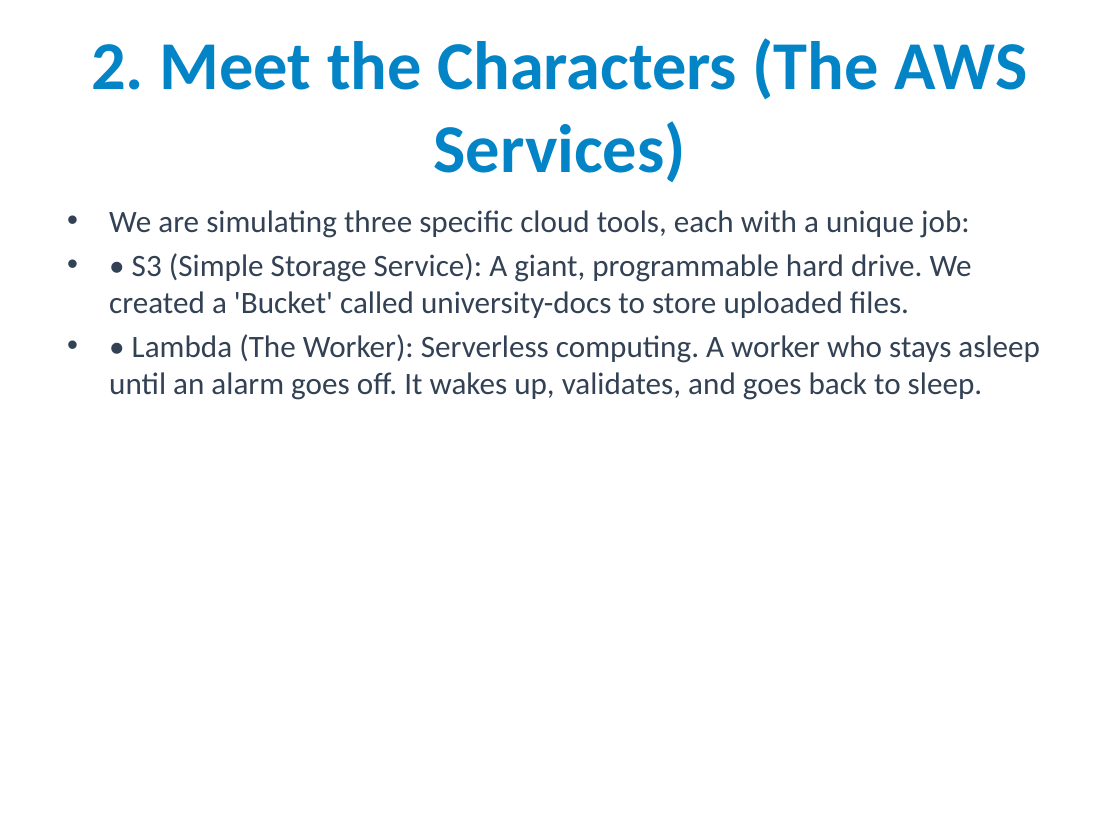
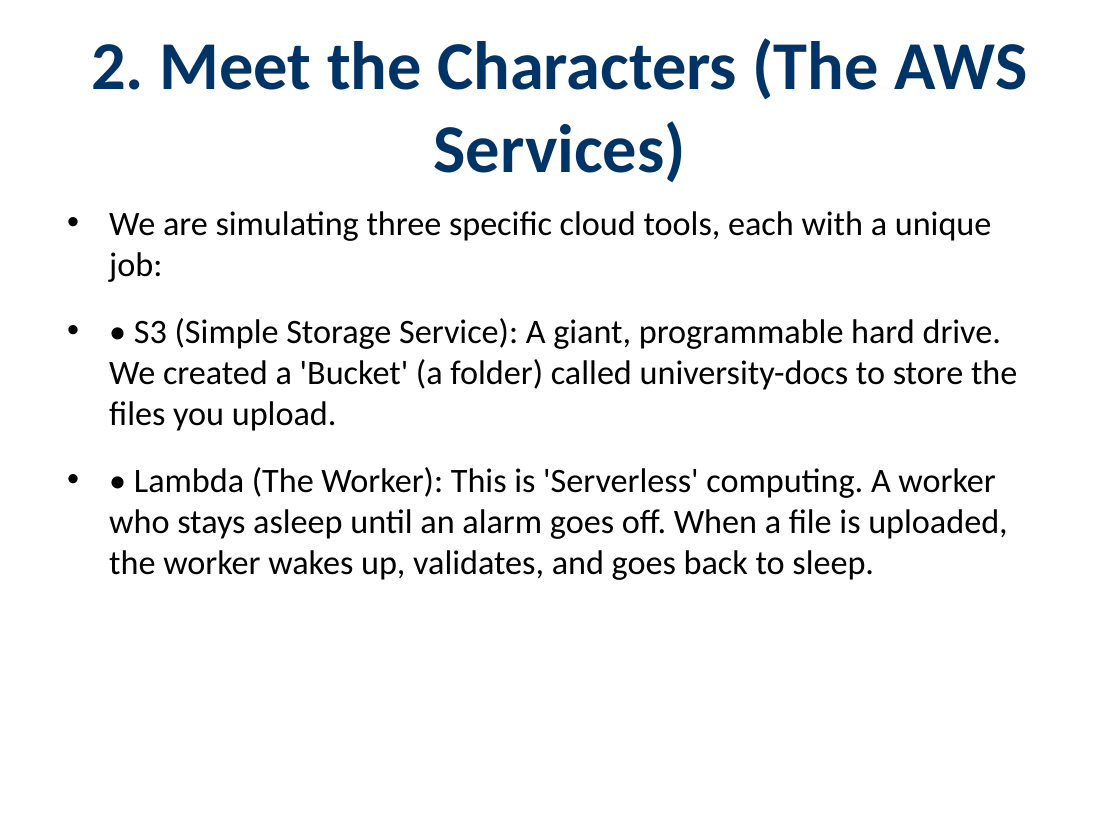
Before and after one commit to Breacher-0/AWS-EC2-local-testing-and-simulation, a slide deck: slide 4 of Ahmed_Khalil_Validation_Demo.pptx. Drawn at 1120x840 pixels with LibreOffice and Linux fonts; fonts in the diff are those of the drawing. Boxes give left, top, right and bottom in pixels: in the first picture for what was removed or moved away, otherwise in the second. Text is boxed around its words. In the diff, an @@ line names an element or a change of style, - is before the commit and + after.

```diff
--- a/Ahmed_Khalil_Validation_Demo.pptx
+++ b/Ahmed_Khalil_Validation_Demo.pptx
@@ title "2. Meet the Characters (The ..." at [91,38,1027,182]: text colour #0284C7 to #003366 @@
@@ text at [109,211,992,282]: size 20 to 22 pt, text colour #334155 to #000000 in "We are simulating three specific cloud tools, ..."; more space between paragraphs @@
@@ text at [109,318,1017,580]: text changed; size 20 to 22 pt; text colour #334155 to #000000 @@
-• • S3 (Simple Storage Service): A giant, programmable hard drive. We created a 'Bucket' called university-docs to store uploaded files.
-• • Lambda (The Worker): Serverless computing. A worker who stays asleep until an alarm goes off. It wakes up, validates, and goes back to sleep.
+• • S3 (Simple Storage Service): A giant, programmable hard drive. We created a 'Bucket' (a folder) called university-docs to store the files you upload.
+• • Lambda (The Worker): This is 'Serverless' computing. A worker who stays asleep until an alarm goes off. When a file is uploaded, the worker wakes up, validates, and goes back to sleep.
```
Also in this commit, not shown: 13 other slides changed, 1 other file.
